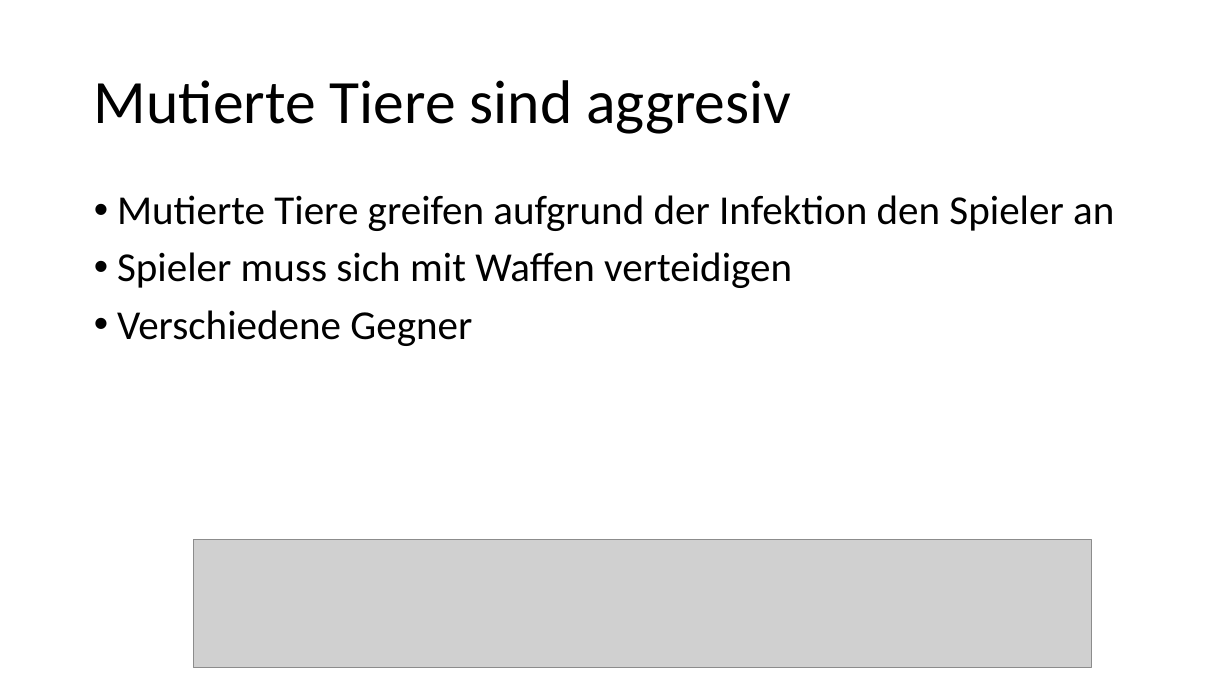
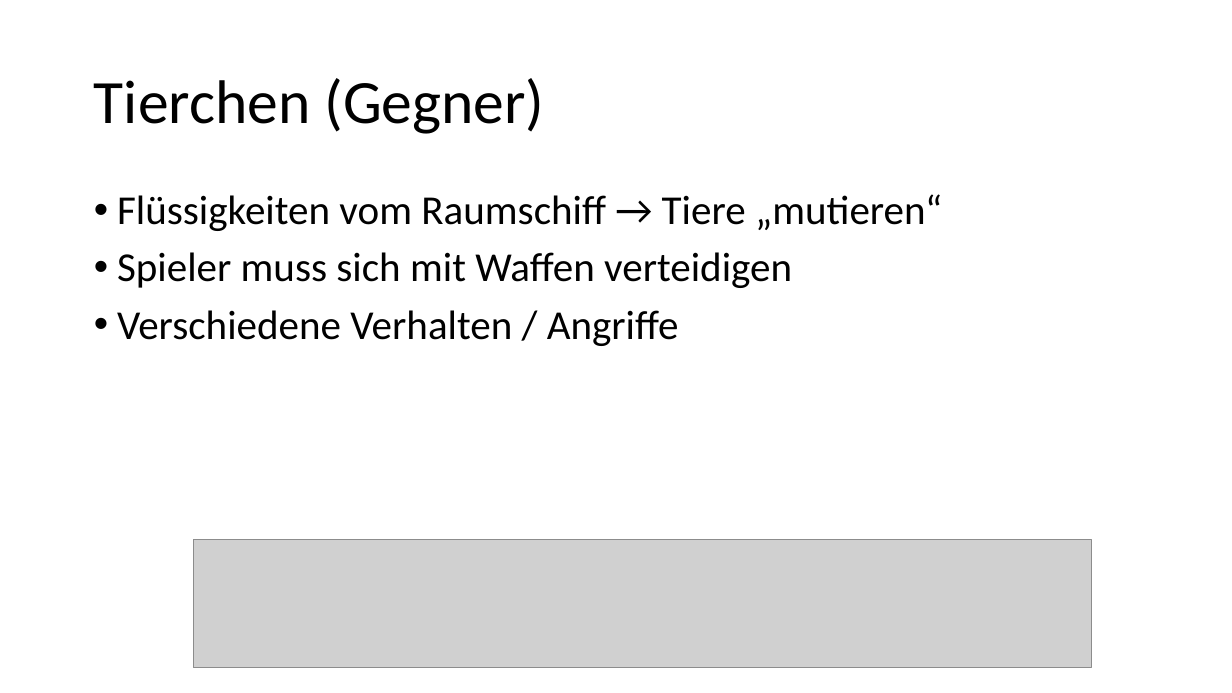
Before and after one commit to Wasserwecken/ComputerGrafik, a slide deck: slide 4 of Concept/Dokumentation/Computergrafik.pptx. Drawn at 1232x693 pixels with LibreOffice and Linux fonts; fonts in the diff are those of the drawing; grey boxes stand for pictures; background and template pictures are left out. Boxes give left, top, right and bottom in pixels: in the first picture for what was removed or moved away, otherwise in the second. Text is boxed around its words. In the diff, an @@ line names an element or a change of style, - is before the commit and + after.

```diff
--- a/Concept/Dokumentation/Computergrafik.pptx
+++ b/Concept/Dokumentation/Computergrafik.pptx
@@ title at [94, 78, 544, 134]: text changed @@
-Mutierte Tiere sind aggresiv
+Tierchen (Gegner)
@@ text at [117, 194, 942, 231]: text changed @@
-• Mutierte Tiere greifen aufgrund der Infektion den Spieler an
+• Flüssigkeiten vom Raumschiff → Tiere „mutieren“
@@ text at [117, 310, 679, 346]: text changed @@
-• Verschiedene Gegner
+• Verschiedene Verhalten / Angriffe
```
Also in this commit, not shown: 2 other slides changed, 2 slides added, 2 slides removed, 4 other files.
